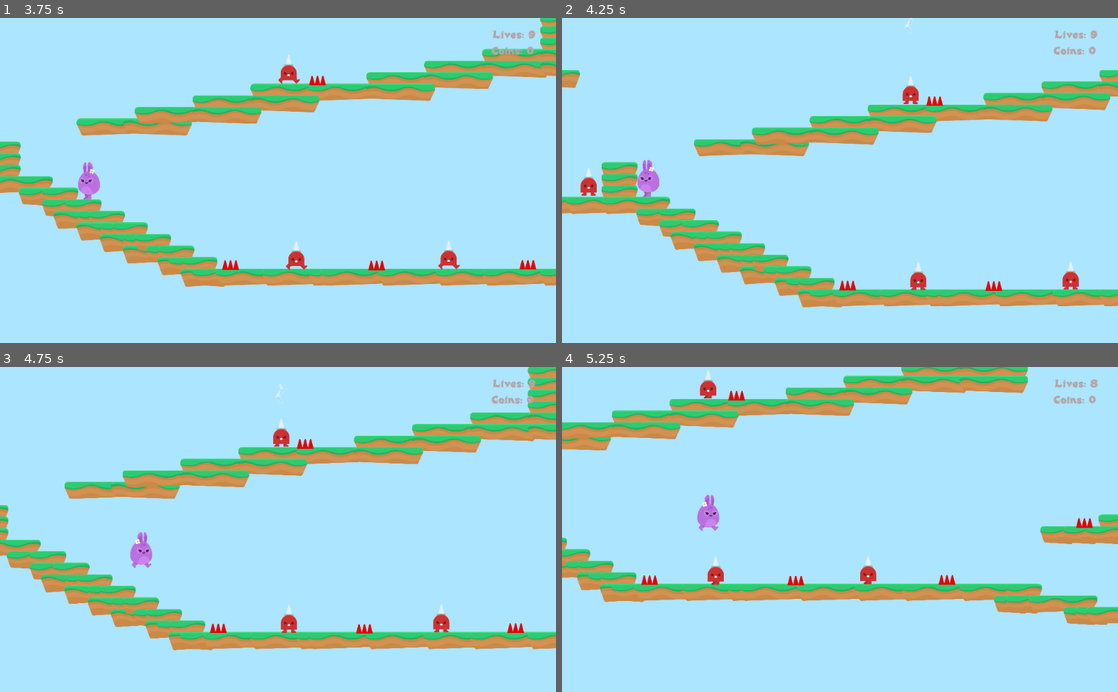
Above: before the commit, frames 1-4 (two rows, left to right).
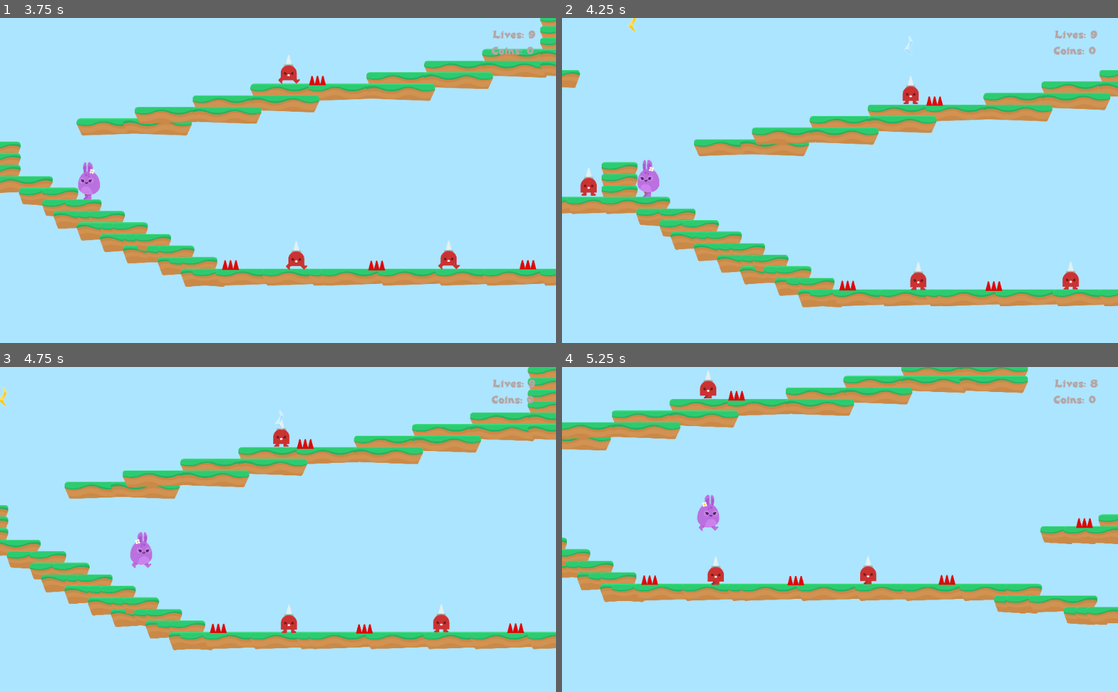
Above: after the commit, the same moments.

Repository: ikostan/IntroToGodot
Game: Godot game, scene res://Levels/Level_1.tscn
Two runs of this game, one before a commit and one after it. Both use one fixed random seed, a clock stepped at 60 frames per second and the inputs below.
Inputs:
- Up to frame 1 (3.75 s): hold Right (right) 0.53-2.03 s; tap Space (jump) at 0.77, 1.52, 3.02 s; hold Left (left) from 2.03 s (still down)
- Up to frame 2 (4.25 s): keep holding Left (left); tap Space (jump) at 3.77 s
- Up to frame 3 (4.75 s): release Left (left) at 4.28 s; hold Right (right) from 4.28 s (still down); tap Space (jump) at 4.52 s
- Up to frame 4 (5.25 s): keep holding Right (right)

Frame 1 is identical in both runs. In frame 2, less than 0.1% of the frame differs, in the area x 11-63%, y 0-10%; in frame 3, less than 0.1%, in the area x 0-51%, y 5-20%; in frame 4, nothing differs.

Commit message:
Some comments added

Diff:
--- a/Hazards/Lighting.gd
+++ b/Hazards/Lighting.gd
@@ -1,6 +1,6 @@
 extends Node2D
 
-const SPEED = 300
+const SPEED = 350
 
 
 func _ready():
@@ -15,15 +15,27 @@
 
 
 func _on_VisibilityNotifier2D_screen_exited():
+	"Call destructor in case Lighting exited visible screen"
+	# Debug only
+	var globals = preload("res://Levels/GameState.gd")
+	if globals.get('DEBUG'):
+		print(self.name, ' > ', '_on_VisibilityNotifier2D_screen_exited')
 	queue_free()
 
 
 func _on_LightingArea2D_body_entered(body):
+	"""Lighting listener:
+		1. hurt player if colided
+		2. call destructor in case of any collision: terrain or player
+	"""
 	# Debug only
 	var globals = preload("res://Levels/GameState.gd")
 	if globals.get('DEBUG'):
 		print(self.name, ' > ', '_on_LightingArea2D_body_entered')
 
+	# hurt player if colided
 	if body.name == 'Player':
 		get_tree().call_group('GameState', 'applay_damage')
+
+	# call destructor
 	queue_free()
